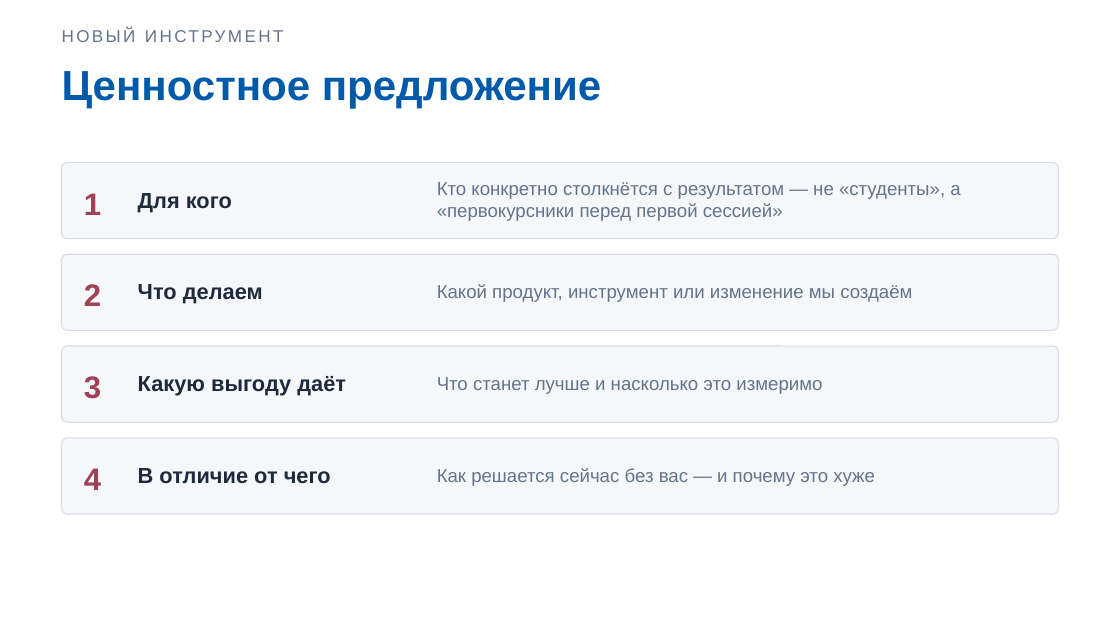
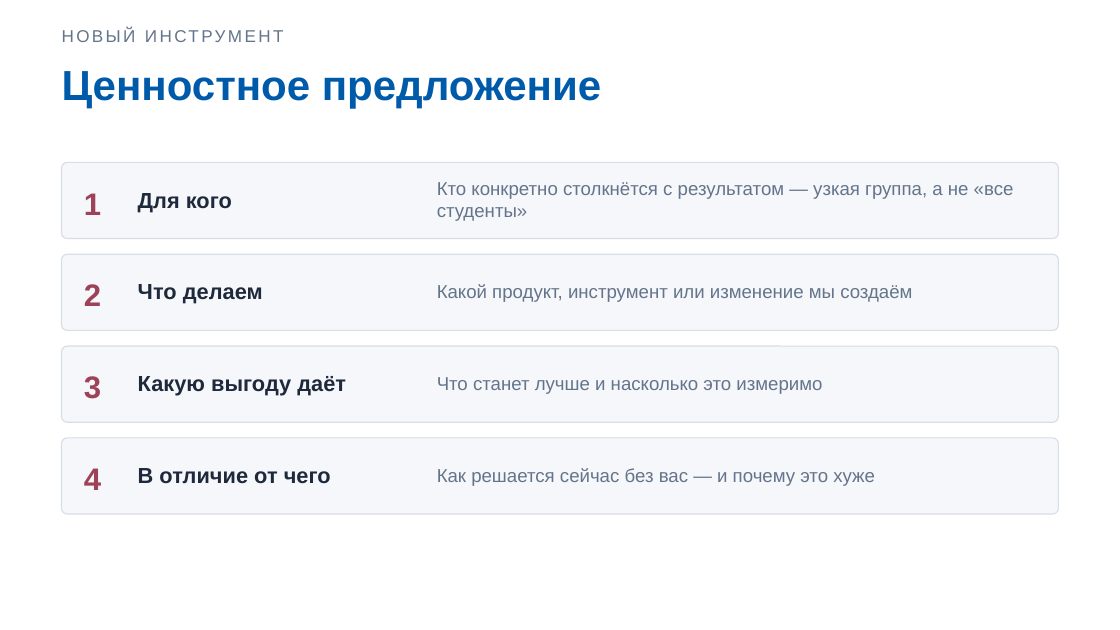
Before and after one commit to DimaMuhannad/OPD, a slide deck: slide 3 of zanyatiya/Zanyatie_02_Praktika1_Slaydy.pptx. Drawn at 1120x630 pixels with LibreOffice and Linux fonts; fonts in the diff are those of the drawing. Boxes give left, top, right and bottom in pixels: in the first picture for what was removed or moved away, otherwise in the second. Text is boxed around its words. In the diff, an @@ line names an element or a change of style, - is before the commit and + after.

```diff
--- a/zanyatiya/Zanyatie_02_Praktika1_Slaydy.pptx
+++ b/zanyatiya/Zanyatie_02_Praktika1_Slaydy.pptx
@@ text at (437, 182, 1014, 221): text changed @@
-Кто конкретно столкнётся с результатом — не «студенты», а «первокурсники перед первой сессией»
+Кто конкретно столкнётся с результатом — узкая группа, а не «все студенты»
```
Also in this commit, not shown: 2 other slides changed, 3 other files.
